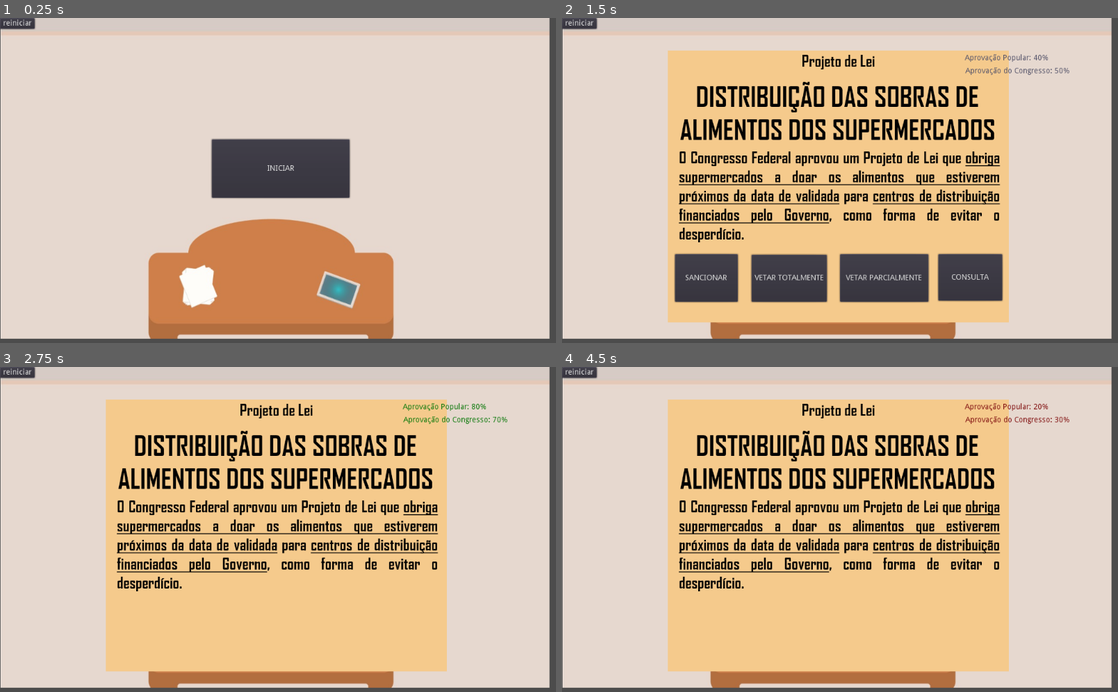
Above: before the commit, frames 1-4 (two rows, left to right).
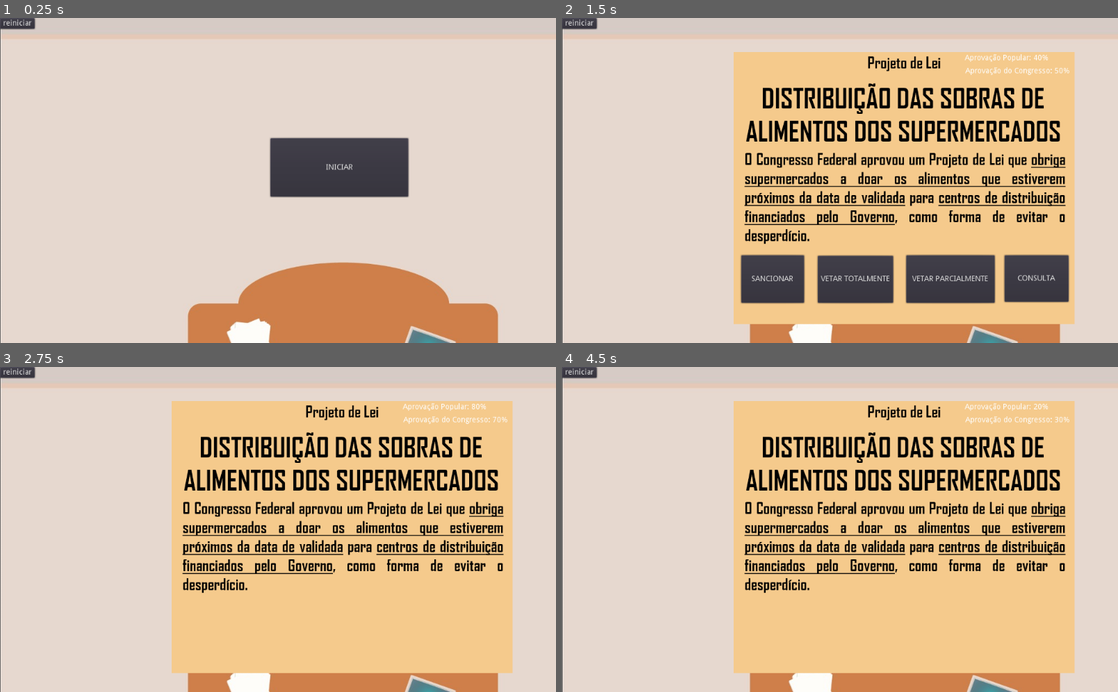
Above: after the commit, the same moments.

Repository: 2022M1T3-Inteli/Eu-presidente-maintech
Game: Godot game, scene res://Node2D.tscn
Same seed, same stepped clock (60 frames per second), same inputs: the game is played once before the commit and once after it.
Inputs:
- Up to frame 1 (0.25 s): no input
- Up to frame 2 (1.5 s): click "reiniciar" at 0.5 s; click "INICIAR" at 1.25 s
- Up to frame 3 (2.75 s): click "SANCIONAR" at 2 s
- Up to frame 4 (4.5 s): click "reiniciar" at 2.75 s; click "INICIAR" at 3.5 s; click "VETAR TOTALMENTE" at 4.25 s

The runs differ from the first frame. In frame 1, 20% of the frame differs, in the area x 0-100%, y 0-100%; in frame 2, 41%; in frame 3, 38%; in frame 4, 38%.

Commit message:
demo do jogo v2

Diff:
--- a/MainTech-main/demo-do-jogo-v2-godot/Node2D.gd
+++ b/MainTech-main/demo-do-jogo-v2-godot/Node2D.gd
@@ -1,26 +1,28 @@
 extends Node2D
-# Para inicio do jogo os botoes principais de escolha comecao com a visibilidade desligada.
+
+# o jogo funciona, basicamente, tornando os nodes visíveis e invisíveis
 func _ready():
 	$Button2.visible = false
 	$Button3.visible = false
 	$Button4.visible = false
 	$Button5.visible = false
 	$Card1.visible = false
-	$"Educação-política-veto-presidencial1-scaled".visible = false
 	$Button6.visible = false
 	$Label.text = "Aprovação Popular: 40%"
 	$Label2.text = "Aprovação do Congresso: 50%"
 	$Label.visible = false
 	$Label2.visible = false
+	$"Educação-política-veto-presidencial1-scaled-down".visible = false
+	$"Educação-política-veto-presidencial1-scaledtop".visible = false
 	var reiniciar = Button.new()
 	reiniciar.text = "reiniciar"
 	reiniciar.connect("pressed", self, "_reiniciar_pressed")
 	add_child(reiniciar)
 
-func _reiniciar_pressed(): # funcao para reiniciar o jogo pelo metodo reload_current_scene()
+func _reiniciar_pressed(): #reiniciar
 	get_tree().reload_current_scene()
 
-func _on_Button_pressed(): # Funcao para quando aperta o BTN Iniciar, perceba que ele faz com que os dois BTNS secundarios sumam e os principais aparecao
+func _on_Button_pressed(): #botão iniciar
 	$Button.visible = false
 	$Card1.visible = true
 	$Button2.visible = true
@@ -31,24 +33,24 @@
 	$Label2.visible = true
 
 
-func _on_Button5_pressed(): # ao precionar consultar
+func _on_Button5_pressed(): # consulta
 	$Button5.visible = false
 	$Button2.visible = false
 	$Button3.visible = false
 	$Button4.visible = false
 	$Button6.visible = true
 	$Card1.visible = false
-	$"Educação-política-veto-presidencial1-scaled".visible = true
-	print($"Educação-política-veto-presidencial1-scaled")
+	$"Educação-política-veto-presidencial1-scaled-down".visible = true
+	$"Educação-política-veto-presidencial1-scaledtop".visible = true
 	$Label.visible = false
 	$Label2.visible = false
 
 
 
-func _on_Button6_pressed(): # Ao sair da consulta
+func _on_Button6_pressed(): # fechar consulta
 	$Button6.visible = false
-	$"Educação-política-veto-presidencial1-scaled".visible = false
-	print($"Educação-política-veto-presidencial1-scaled", "Saida")
+	$"Educação-política-veto-presidencial1-scaled-down".visible = false
+	$"Educação-política-veto-presidencial1-scaledtop".visible = false
 	$Button2.visible = true
 	$Button3.visible = true
 	$Button4.visible = true
@@ -58,35 +60,29 @@
 	$Label2.visible = true
 
 
-func _on_Button2_pressed(): # Ao precionar sancionar
+func _on_Button2_pressed(): # sancionar
 	$Button2.visible = false
 	$Button3.visible = false
 	$Button4.visible = false
 	$Button5.visible = false
 	$Label.text = "Aprovação Popular: 80%"
 	$Label2.text = "Aprovação do Congresso: 70%"
-	$Label.modulate = Color(0.047059, 0.47451, 0.043137)
-	$Label2.modulate = Color(0.047059, 0.47451, 0.043137)
 
 
 
-func _on_Button3_pressed(): # Ao precionar vetar totalmente
+func _on_Button3_pressed(): # vetar totalmente
 	$Button2.visible = false
 	$Button3.visible = false
 	$Button4.visible = false
 	$Button5.visible = false
 	$Label.text = "Aprovação Popular: 20%"
 	$Label2.text = "Aprovação do Congresso: 30%"
-	$Label.modulate = Color(0.511719, 0.065964, 0.065964)
-	$Label2.modulate = Color(0.511719, 0.065964, 0.065964)
 
 
-func _on_Button4_pressed(): # Ao precionar vetar parcialmente
+func _on_Button4_pressed(): # vetar parcialmente
 	$Button2.visible = false
 	$Button3.visible = false
 	$Button4.visible = false
 	$Button5.visible = false
 	$Label.text = "Aprovação Popular: 60%"
 	$Label2.text = "Aprovação do Congresso: 60%"
-	$Label.modulate = Color(0.484404, 0.765625, 0.460571)
-	$Label2.modulate = Color(0.484404, 0.765625, 0.460571)
--- a/MainTech-main/demo-do-jogo-v2-godot/Node2D.tscn
+++ b/MainTech-main/demo-do-jogo-v2-godot/Node2D.tscn
@@ -1,90 +1,74 @@
-[gd_scene load_steps=5 format=2]
+[gd_scene load_steps=6 format=2]
 
 [ext_resource path="res://Node2D.gd" type="Script" id=1]
 [ext_resource path="res://mesa-presidente.jpeg" type="Texture" id=2]
 [ext_resource path="res://card1.png" type="Texture" id=3]
-[ext_resource path="res://educação-política-veto-presidencial1-scaled.jpg" type="Texture" id=4]
+[ext_resource path="res://educação-política-veto-presidencial1-scaled-down.jpg" type="Texture" id=4]
+[ext_resource path="res://educação-política-veto-presidencial1-scaledtop.jpg" type="Texture" id=5]
 
 [node name="Node2D" type="Node2D"]
 script = ExtResource( 1 )
 
 [node name="Mesa-presidente" type="Sprite" parent="."]
-position = Vector2( 506.5, 296 )
-scale = Vector2( 0.789844, 0.822222 )
+position = Vector2( 641, 360 )
 texture = ExtResource( 2 )
 
-[node name="Educação-política-veto-presidencial1-scaled" type="Sprite" parent="."]
-position = Vector2( 498, 714 )
-scale = Vector2( 0.557082, 0.557082 )
-texture = ExtResource( 4 )
-
 [node name="Card1" type="Sprite" parent="."]
-position = Vector2( 509, 311 )
+position = Vector2( 630, 314 )
 scale = Vector2( 0.6275, 0.6275 )
 texture = ExtResource( 3 )
 
 [node name="Button" type="Button" parent="."]
-margin_left = 390.0
-margin_top = 224.0
-margin_right = 644.0
-margin_bottom = 332.0
+margin_left = 498.0
+margin_top = 222.0
+margin_right = 752.0
+margin_bottom = 330.0
 text = "INICIAR"
 __meta__ = {
 "_edit_use_anchors_": false
 }
 
 [node name="Button2" type="Button" parent="."]
-margin_left = 208.0
-margin_top = 436.0
-margin_right = 324.0
-margin_bottom = 524.0
+margin_left = 330.0
+margin_top = 438.0
+margin_right = 446.0
+margin_bottom = 526.0
 text = "SANCIONAR"
 __meta__ = {
 "_edit_use_anchors_": false
 }
 
 [node name="Button3" type="Button" parent="."]
-margin_left = 349.0
-margin_top = 437.0
-margin_right = 488.0
-margin_bottom = 524.0
+margin_left = 471.0
+margin_top = 439.0
+margin_right = 610.0
+margin_bottom = 526.0
 text = "VETAR TOTALMENTE"
 __meta__ = {
 "_edit_use_anchors_": false
 }
 
 [node name="Button4" type="Button" parent="."]
-margin_left = 512.0
-margin_top = 436.0
-margin_right = 675.0
-margin_bottom = 524.0
+margin_left = 634.0
+margin_top = 438.0
+margin_right = 797.0
+margin_bottom = 526.0
 text = "VETAR PARCIALMENTE"
 __meta__ = {
 "_edit_use_anchors_": false
 }
 
 [node name="Button5" type="Button" parent="."]
-margin_left = 693.0
-margin_top = 436.0
-margin_right = 811.0
-margin_bottom = 522.0
+margin_left = 815.0
+margin_top = 438.0
+margin_right = 933.0
+margin_bottom = 524.0
 text = "CONSULTA"
 __meta__ = {
 "_edit_use_anchors_": false
 }
 
-[node name="Button6" type="Button" parent="."]
-margin_left = 596.0
-margin_top = 3.0
-margin_right = 624.0
-margin_bottom = 39.0
-text = "X"
-__meta__ = {
-"_edit_use_anchors_": false
-}
-
 [node name="Label" type="Label" parent="."]
-modulate = Color( 0.333333, 0.329412, 0.415686, 1 )
 margin_left = 742.0
 margin_top = 67.0
 margin_right = 838.0
@@ -94,11 +78,29 @@
 }
 
 [node name="Label2" type="Label" parent="."]
-modulate = Color( 0.333333, 0.329412, 0.415686, 1 )
 margin_left = 743.0
 margin_top = 91.0
 margin_right = 835.0
 margin_bottom = 163.0
+__meta__ = {
+"_edit_use_anchors_": false
+}
+
+[node name="Educação-política-veto-presidencial1-scaled-down" type="Sprite" parent="."]
+position = Vector2( 882, 290 )
+texture = ExtResource( 4 )
+
+[node name="Educação-política-veto-presidencial1-scaledtop" type="Sprite" parent="."]
+position = Vector2( 436, 353 )
+scale = Vector2( 0.889831, 0.889831 )
+texture = ExtResource( 5 )
+
+[node name="Button6" type="Button" parent="."]
+margin_left = 1084.0
+margin_top = 6.0
+margin_right = 1112.0
+margin_bottom = 42.0
+text = "X"
 __meta__ = {
 "_edit_use_anchors_": false
 }
Binary file added: MainTech-main/demo-do-jogo-v2-godot/educação-política-veto-presidencial1-scaled-down.jpg
Not shown, added: MainTech-main/demo-do-jogo-v2-godot/educação-política-veto-presidencial1-scaled-down.jpg.import
Binary file changed: MainTech-main/demo-do-jogo-v2-godot/educação-política-veto-presidencial1-scaled.jpg
Binary file added: MainTech-main/demo-do-jogo-v2-godot/educação-política-veto-presidencial1-scaledtop.jpg
Not shown, added: MainTech-main/demo-do-jogo-v2-godot/educação-política-veto-presidencial1-scaledtop.jpg.import
